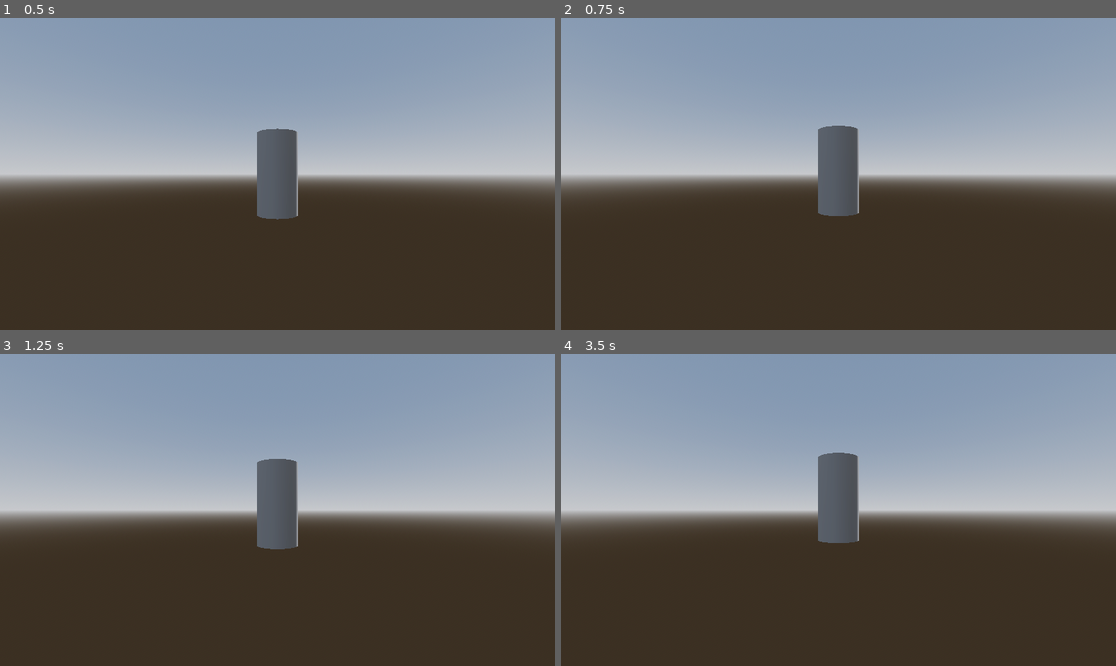
Above: before the commit, frames 1-4 (two rows, left to right).
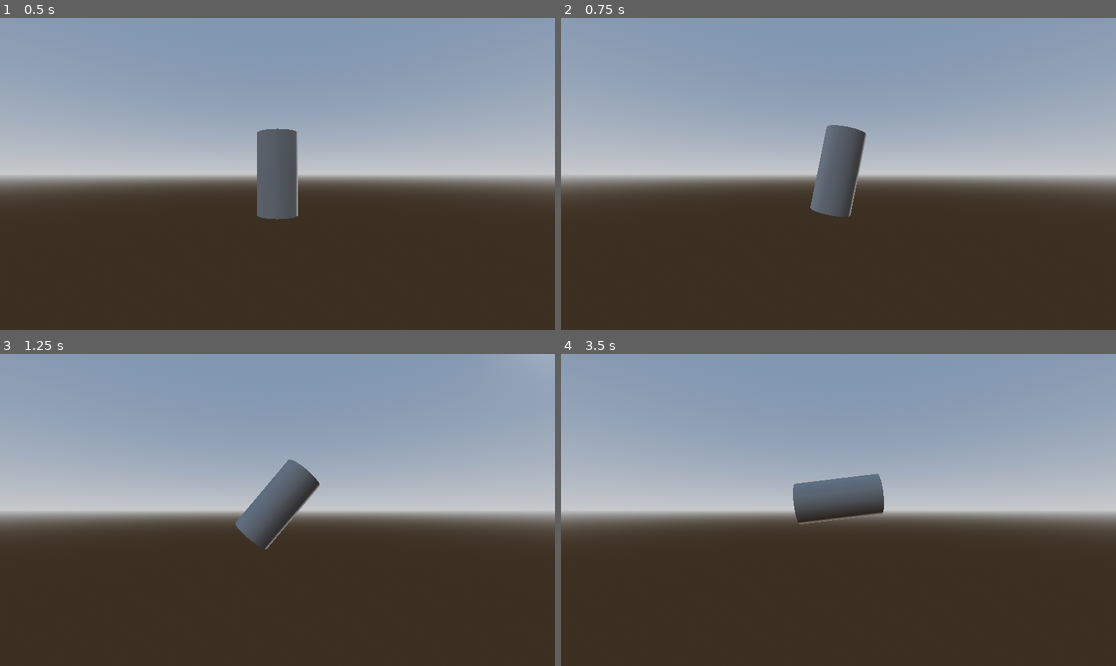
Above: after the commit, the same moments.

Repository: mihastele/gd-rocket
Game: Godot game, scene res://player.tscn
Same seed, same stepped clock (60 frames per second), same inputs: the game is played once before the commit and once after it. The project has no main scene, so this scene is started directly.
Inputs:
- Up to frame 1 (0.5 s): no input
- Up to frame 2 (0.75 s): tap Enter (ui_accept) at 0.5 s; hold Right (ui_right) from 0.53 s (still down)
- Up to frame 3 (1.25 s): keep holding Right (ui_right); tap Enter (ui_accept) at 0.77 s
- Up to frame 4 (3.5 s): release Right (ui_right) at 1.28 s; hold Left (ui_left) 1.28-2.03 s; tap Enter (ui_accept) at 1.52, 3.02 s; hold Right (ui_right) from 2.03 s (still down)

Frame 1 is identical in both runs. In frame 2, 0.6% of the frame differs, in the area x 44-56%, y 34-64%; in frame 3, 1.9%; in frame 4, 2.7%, in the area x 41-59%, y 31-61%.

Commit message:
rotate left right

Diff:
--- a/Player.gd
+++ b/Player.gd
@@ -5,3 +5,7 @@
 func _process(delta: float) -> void:
 	if Input.is_action_pressed("ui_accept"):
 		position.y += delta
+	if Input.is_action_pressed("ui_left"):
+		rotate_z(delta)
+	if Input.is_action_pressed("ui_right"):
+		rotate_z(-delta)
